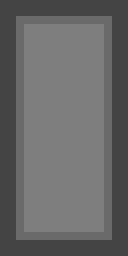
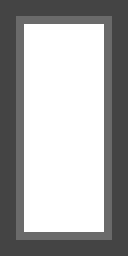
Revision of a layered 128px x 256px image; what changed, layer by layer:
added group "Group 2" with 3 layers over [24, 24, 104, 232]
moved "Layer 8" into group "Group 2" over [24, 24, 104, 232]
moved "Layer 9" into group "Group 2", painted on it over [24, 24, 104, 232]
moved "Layer 1" into group "Group 2" over [24, 24, 104, 232]
